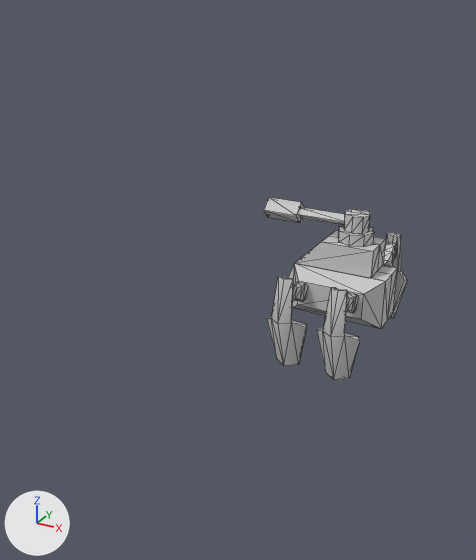
An edit to the FBX model Assets/Resources/ani/robogun/robogun_skin.FBX, drawn before and after from the same camera.
One viewpoint serves both versions: a camera (50 mm lens) standing at (1.51, -4.29, 2.44) and looking at (-0.23, -1.12, 0.85). The lights are fixed; the arrows at lower left show +X, +Y and +Z. Mesh edges are drawn as thin lines. Where no turn or scale is listed for an object, it has been applied to the vertices.

Before the edit, the objects in view are built like this:
```python
me_mesh = bpy.data.meshes.new('Mesh')
me_mesh.from_pydata(...)  # 82 vertices, 122 faces; spans x -23.5..15.3, y -10.4..11.8, z 8.9..40.1
me_mesh.materials.append(mat_material__163)  # its picture is missing
me_mesh_002 = bpy.data.meshes.new('Mesh.002')
me_mesh_002.from_pydata(...)  # 46 vertices, 84 faces; spans x -0.152..0.154, y 0.0..0.424, z -0.484..0.206
me_mesh_002.materials.append(mat_material__163)  # its picture is missing
me_mesh_003 = bpy.data.meshes.new('Mesh.003')
me_mesh_003.from_pydata(...)  # 46 vertices, 84 faces; spans x -6.0..6.1, y 0.0..16.7, z -19.1..8.1
me_mesh_003.materials.append(mat_material__163)  # its picture is missing
me_mesh_004 = bpy.data.meshes.new('Mesh.004')
me_mesh_004.from_pydata(...)  # 46 vertices, 84 faces; spans x -6.0..6.1, y 0.0..16.7, z -19.1..8.1
me_mesh_004.materials.append(mat_material__163)  # its picture is missing
ob_box003 = bpy.data.objects.new('Box003', me_mesh)
ob_box003.location = (0.0, 0.0, 0.0)
ob_box003.scale = (0.0254, 0.0254, 0.0254)
ob_leg_001 = bpy.data.objects.new('leg.001', me_mesh_002)
ob_leg_001.location = (0.214, 0.297, 0.473)
ob_leg_002 = bpy.data.objects.new('leg.002', me_mesh_003)
ob_leg_002.parent = ob_box003
ob_leg_002.location = (-6.541, -10.33, 18.64)
ob_leg_002.rotation_euler = (0.0, 3.142, 0.0)  # degrees (0, 180, 0)
ob_leg_002.scale = (-1.0, -1.0, -1.0)
ob_leg_003 = bpy.data.objects.new('leg.003', me_mesh_004)
ob_leg_003.parent = ob_box003
ob_leg_003.location = (8.417, -10.33, 18.64)
ob_leg_003.rotation_euler = (0.0, 3.142, 0.0)  # degrees (0, 180, 0)
ob_leg_003.scale = (-1.0, -1.0, -1.0)
```
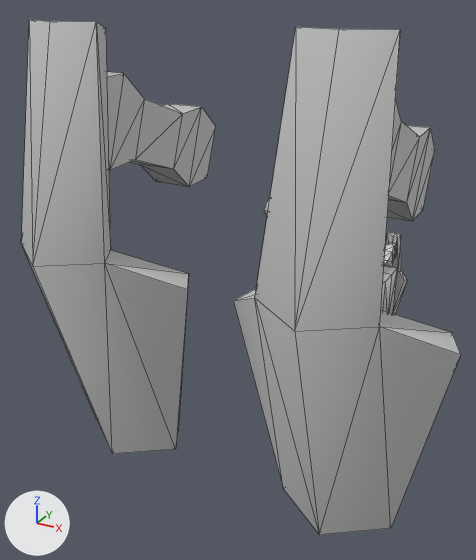
The newer file is also rescaled (x3.348), turned or shifted as a whole; pictures and numbers use the older file's frame.

Edits to the bpy script that builds the scene:
```text
Change me_mesh_004:
    where me_mesh_004.from_pydata(...)  # 46 vertices, 84 faces; spans x -6.0..6.1, y 0.0..16.7, z -19.1..8.1
    used by ob_leg_003; parent = ob_box003; location = (8.417, -10.33, 18.64); rotation_euler = (0.0, 3.142, 0.0), in degrees (0, 180, 0); scale = (-1.0, -1.0, -1.0)
    me_mesh_004 part 2: the whole mesh is scaled about the mesh origin by (3.35, -3.35, 3.35)
Change me_mesh_003:
    where me_mesh_003.from_pydata(...)  # 46 vertices, 84 faces; spans x -6.0..6.1, y 0.0..16.7, z -19.1..8.1
    used by ob_leg_002; parent = ob_box003; location = (-6.541, -10.33, 18.64); rotation_euler = (0.0, 3.142, 0.0), in degrees (0, 180, 0); scale = (-1.0, -1.0, -1.0)
    me_mesh_003 part 3: the whole mesh is scaled about the mesh origin by (3.35, -3.35, 3.35)
Change me_mesh:
    where me_mesh.from_pydata(...)  # 82 vertices, 122 faces; spans x -23.5..15.3, y -10.4..11.8, z 8.9..40.1
    used by ob_box003; location = (0.0, 0.0, 0.0); scale = (0.0254, 0.0254, 0.0254)
    me_mesh part 1: edges marked sharp go from 78 to 0
Change ob_leg_003:
    ob_leg_003.rotation_euler: (0.0, 3.142, 0.0) -> (0.0, 0.0, 0.0)  # degrees (0, 180, 0) -> degrees (0, 0, 0)
    ob_leg_003.scale: (-1.0, -1.0, -1.0) -> (1.0, 1.0, 1.0)
    ob_leg_003.location: (8.417, -10.33, 18.64) -> (-23.53, -36.88, 64.33)
Change ob_leg_002:
    ob_leg_002.rotation_euler: (0.0, 3.142, 0.0) -> (0.0, 0.0, 0.0)  # degrees (0, 180, 0) -> degrees (0, 0, 0)
    ob_leg_002.scale: (-1.0, -1.0, -1.0) -> (1.0, 1.0, 1.0)
    ob_leg_002.location: (-6.541, -10.33, 18.64) -> (26.56, -36.88, 64.33)
```

What differs and where, as boxes (x1, y1, x2, y2) in the pictures (476 x 560 px):
'leg.002', moved, turned, rescaled
    before: (267, 276, 308, 366)
    after: (233, 27, 461, 535)
'leg.003', moved, turned, rescaled
    before: (317, 287, 360, 380)
    after: (21, 20, 216, 454)
part 1 of me_mesh, shading changed
    before: (264, 197, 398, 328)
    after: (264, 197, 398, 314)
